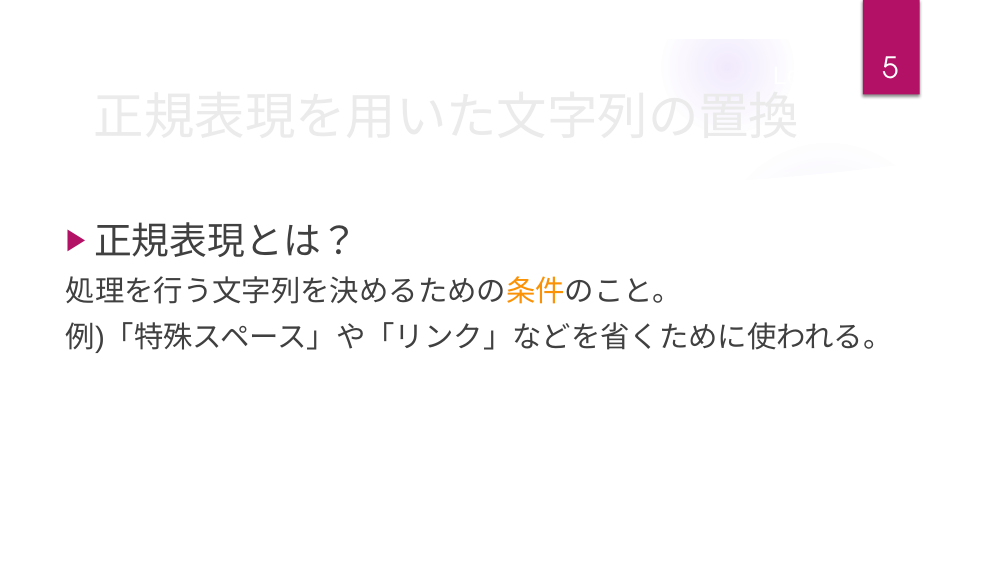
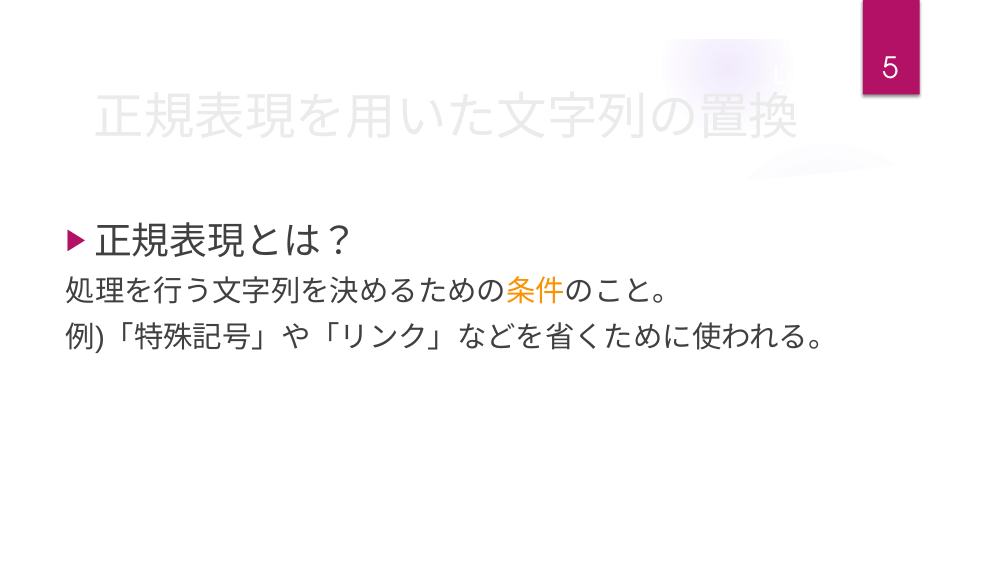
Before and after one commit to makusu-toshiaki/Butz, a slide deck: slide 5 of 発表資料/【成果発表】220_加藤稔朗.pptx. Drawn at 1008x567 pixels with LibreOffice and Linux fonts; fonts in the diff are those of the drawing; background and template pictures are left out. Boxes give left, top, right and bottom in pixels: in the first picture for what was removed or moved away, otherwise in the second. Text is boxed around its words. In the diff, an @@ line names an element or a change of style, - is before the commit and + after.

```diff
--- a/発表資料/【成果発表】220_加藤稔朗.pptx
+++ b/発表資料/【成果発表】220_加藤稔朗.pptx
@@ text at [66, 322, 838, 353]: text changed @@
-例)「特殊スペース」や「リンク」などを省くために使われる。
+例)「特殊記号」や「リンク」などを省くために使われる。
```
Also in this commit, not shown: 1 other slide changed.
